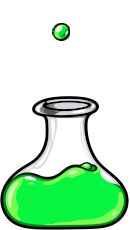
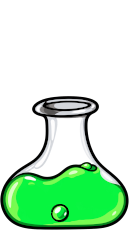
Revision of a layered 130x230 image; what changed, layer by layer:
pixels changed over [51, 23, 70, 222] (layer not identified)
